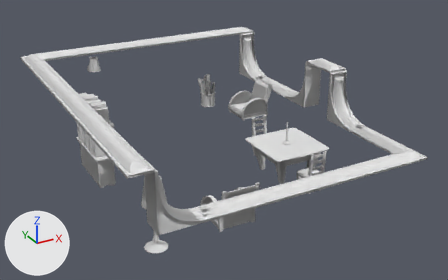
A saved change to the glTF model www/models/lba2/iso_scenes/9.glb.
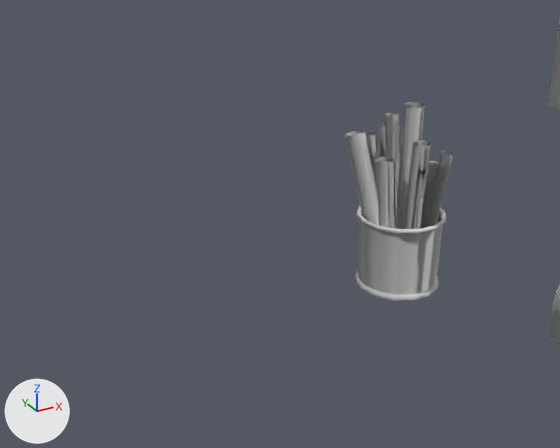
Old and new are each drawn whole from a camera (50 mm lens) standing at (-6.02, -32.58, 14.92) and looking at (7.58, -7.86, 2.56) and again close up from a camera (50 mm lens) standing at (5.78, -6.45, 5.45) and looking at (9.33, -0.01, 2.23). The lights are fixed; the arrows at lower left show +X, +Y and +Z. Materials are left out; every surface is plain grey. Where no turn or scale is listed for an object, it has been applied to the vertices. Vertices at the same position are counted once.

The scene before the commit, as lines of its bpy script (objects in view):
```python
me_mesh_0 = bpy.data.meshes.new('Mesh_0')
me_mesh_0.from_pydata(...)  # 11134 vertices, 23614 faces; spans x 0.0..14.0, y -15.0..1.0, z 1.5..5.8
me_mesh_0.materials.append(mat_material_0)
me_mesh_5 = bpy.data.meshes.new('Mesh_5')
me_mesh_5.from_pydata(...)  # 1832 vertices, 2748 faces; spans x 9.96..10.98, y -0.99..-0.03, z 1.62..3.5
me_mesh_5.materials.append(mat_material_5)
ob_colored = bpy.data.objects.new('colored', me_mesh_0)
ob_colored.location = (0.0, 0.0, 0.0)
ob_textured_137e9c9c = bpy.data.objects.new('textured_137e9c9c', me_mesh_5)
ob_textured_137e9c9c.location = (0.0, 0.0, 0.0)
```
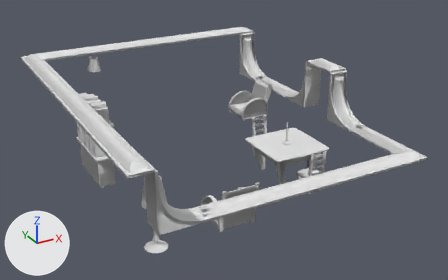
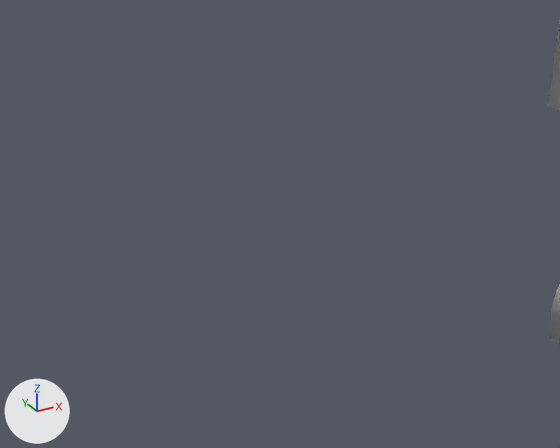
Pixel boxes (x1, y1, x2, y2) of what changed, in the close-ups (560 x 448 px):
'textured_137e9c9c', deleted: before (345, 102, 453, 229)
'colored', reshaped: before (355, 21, 560, 301); after (548, 21, 560, 110)
part 1 of me_mesh_0, deleted: before (355, 205, 446, 301)

The edits, one by one:
me_mesh_0 has 11134 vertices, 23614 faces and spans x 0.0..14.0, y -15.0..1.0, z 1.5..5.8.
me_mesh_0 is used by ob_colored; location (0.0, 0.0, 0.0).
me_mesh_0 part 1: the loose piece of 114 vertices spanning x 10.0..11.0, y -1.0..0.0, z 1.5..2.3 is deleted.
Object 'textured_137e9c9c' (ob_textured_137e9c9c) is deleted.
